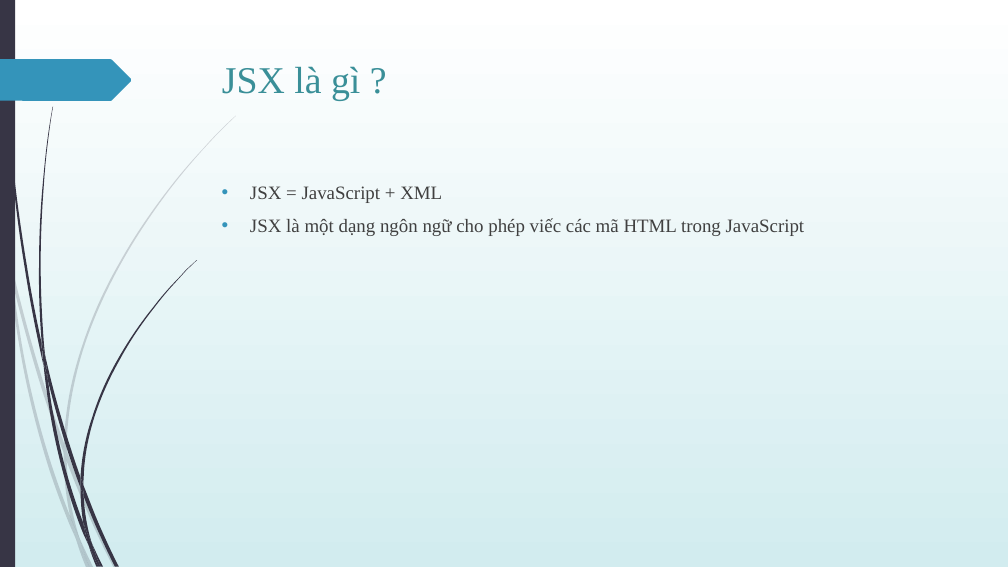
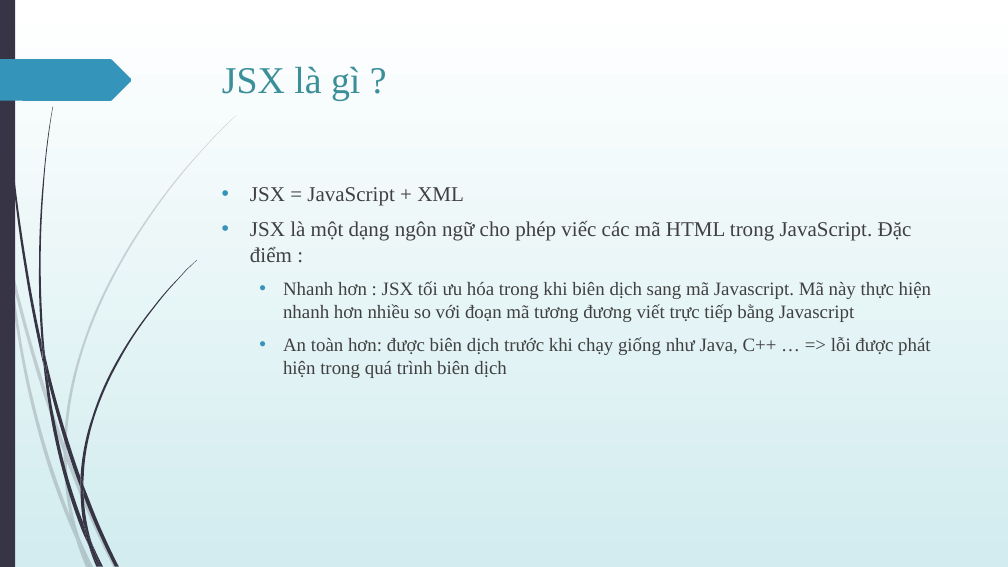
Before and after one commit to Nguyen257/-UDPT-TH2013-Seminar-React-Redux, a slide deck: slide 7 of Giới-thiệu-về-React-Redux.pptx. Drawn at 1008x567 pixels with LibreOffice and Linux fonts; fonts in the diff are those of the drawing. Boxes give left, top, right and bottom in pixels: in the first picture for what was removed or moved away, otherwise in the second. Text is boxed around its words. In the diff, an @@ line names an element or a change of style, - is before the commit and + after.

```diff
--- a/Giới-thiệu-về-React-Redux.pptx
+++ b/Giới-thiệu-về-React-Redux.pptx
@@ text at <box>250,187,464,205</box>: size 18 to 20 pt in "JSX = JavaScript + XML" @@
@@ text at <box>250,221,932,378</box>: text changed @@
-• JSX là một dạng ngôn ngữ cho phép viếc các mã HTML trong JavaScript
+• JSX là một dạng ngôn ngữ cho phép viếc các mã HTML trong JavaScript. Đặc điểm :
+  • Nhanh hơn : JSX tối ưu hóa trong khi biên dịch sang mã Javascript. Mã này thực hiện nhanh hơn nhiều so với đoạn mã tương đương viết trực tiếp bằng Javascript
+  • An toàn hơn: được biên dịch trước khi chạy giống như Java, C++ … => lỗi được phát hiện trong quá trình biên dịch
```
Also in this commit, not shown: 3 other slides changed, 10 slides added.
